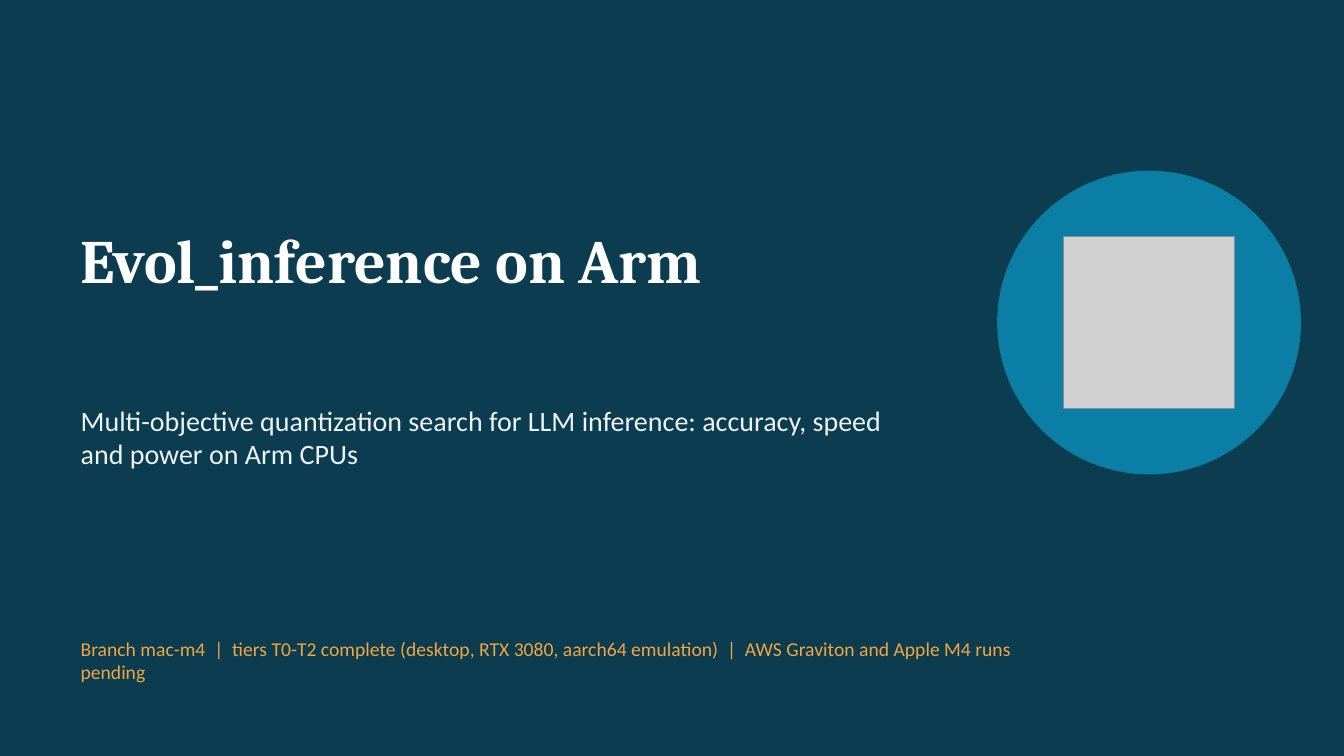
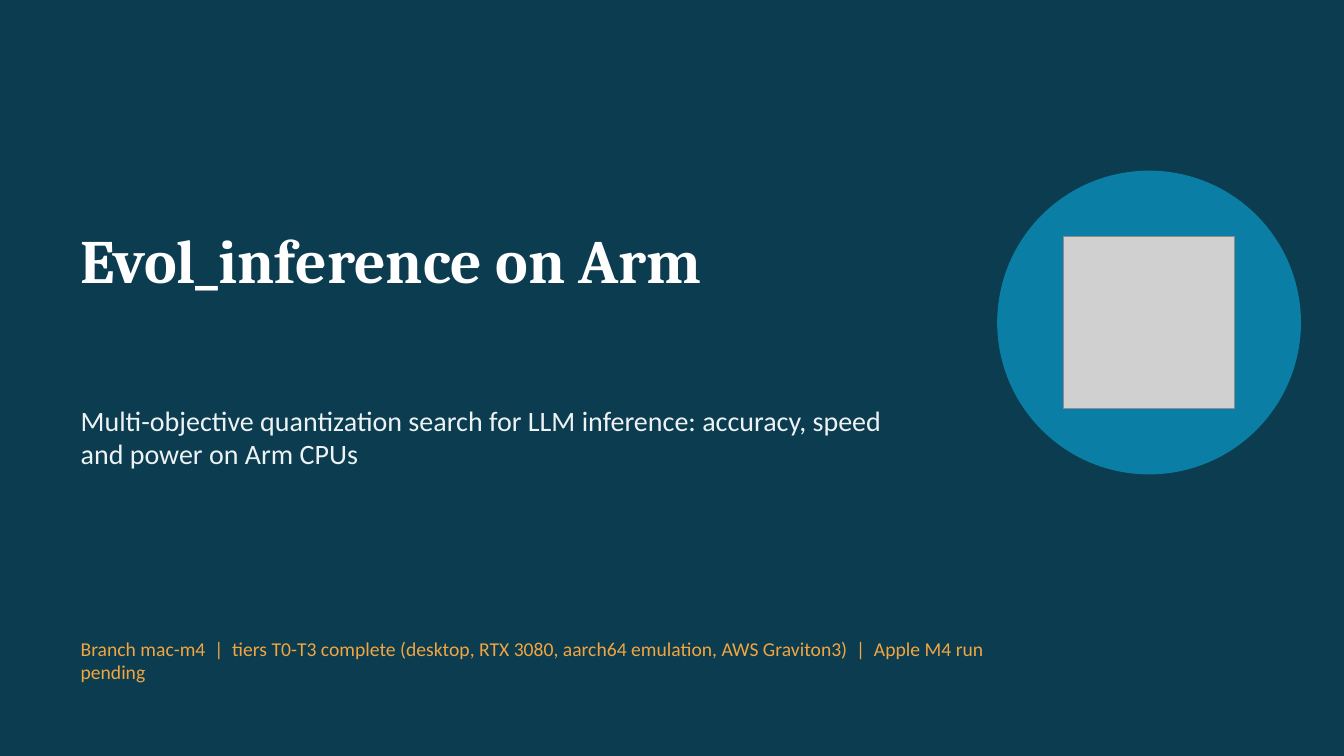
Before and after one commit to npwa/Evol_inference, a slide deck: slide 1 of presentation/Evol_inference_mac-m4.pptx. Drawn at 1344x756 pixels with LibreOffice and Linux fonts; fonts in the diff are those of the drawing; grey boxes stand for pictures. Boxes give left, top, right and bottom in pixels: in the first picture for what was removed or moved away, otherwise in the second. Text is boxed around its words. In the diff, an @@ line names an element or a change of style, - is before the commit and + after.

```diff
--- a/presentation/Evol_inference_mac-m4.pptx
+++ b/presentation/Evol_inference_mac-m4.pptx
@@ text at [81,642,983,683]: text changed @@
-Branch mac-m4 | tiers T0-T2 complete (desktop, RTX 3080, aarch64 emulation) | AWS Graviton and Apple M4 runs pending
+Branch mac-m4 | tiers T0-T3 complete (desktop, RTX 3080, aarch64 emulation, AWS Graviton3) | Apple M4 run pending
```
Also in this commit, not shown: 5 other slides changed, 3 other files.
